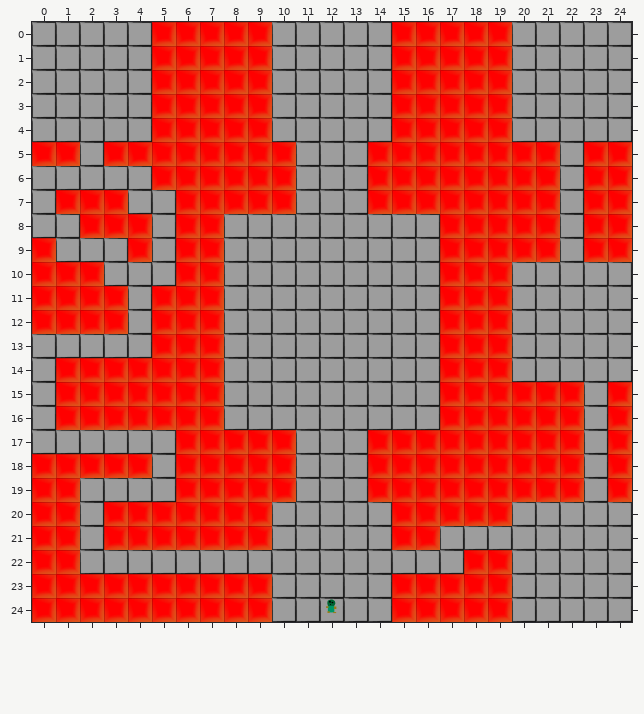
One commit to this Tiled map: tile_assets/map.tmx. Above: the version before the commit.
Cells are 32x32 px. Shown: x 0..24, y 0..24.
Now the later version:
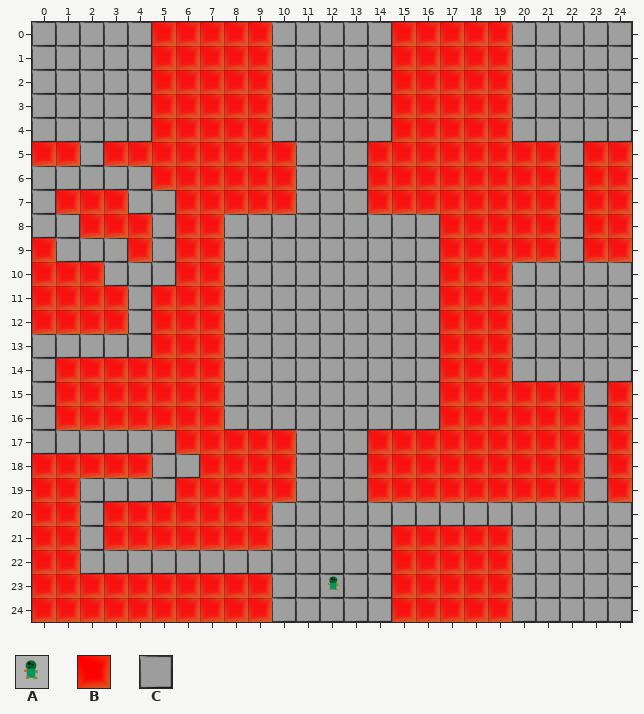
Key: from "entities": A 0; from "tileset": B 0, C 2.
_ is an empty cell.
Objects are placed by their top-left corner, in cells (3,4 is the top-left corner of cell 3,4); size is 1x1 cell unless given.
Tiles of an added or newly shown layer are drawn over the layers below it.
Author's note on the commit: added basic collision with lava
The edit:
layer "background" opacity 100% -> 90%
Layer "background":
The author changed tile B to tile C in row 18 at x 6; in row 20 at x 15 to 19.
Tile C is gone in row 21 at x 17 to 19; in row 22 at x 15 to 17.
Layer "lava_layer" (added):
Tile B now appears in row 21 at x 17 to 19; in row 22 at x 15 to 17.
Layer "entities":
Object A "hero" at 12,23.9 becomes A "hero" at 12.1,23.
